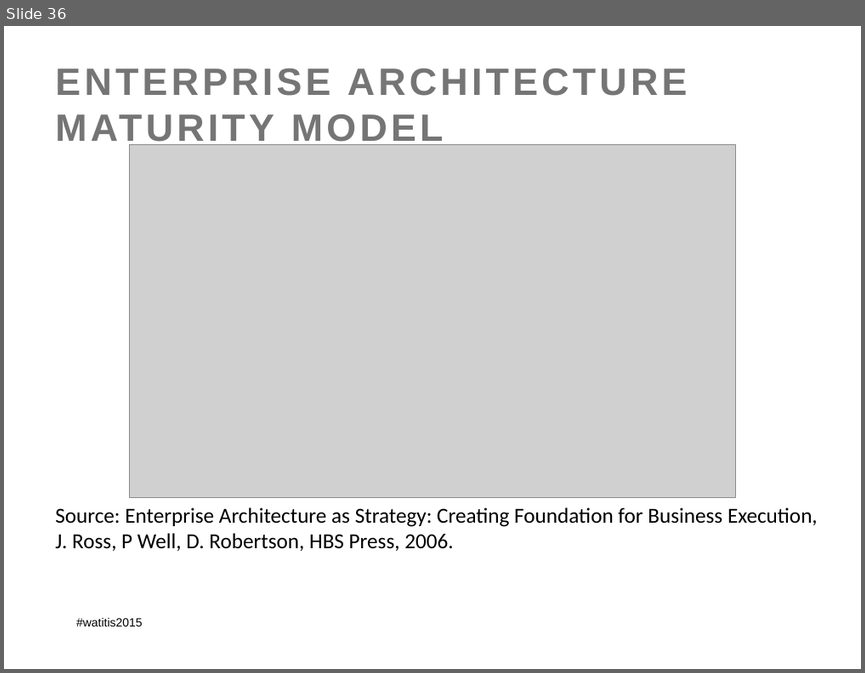
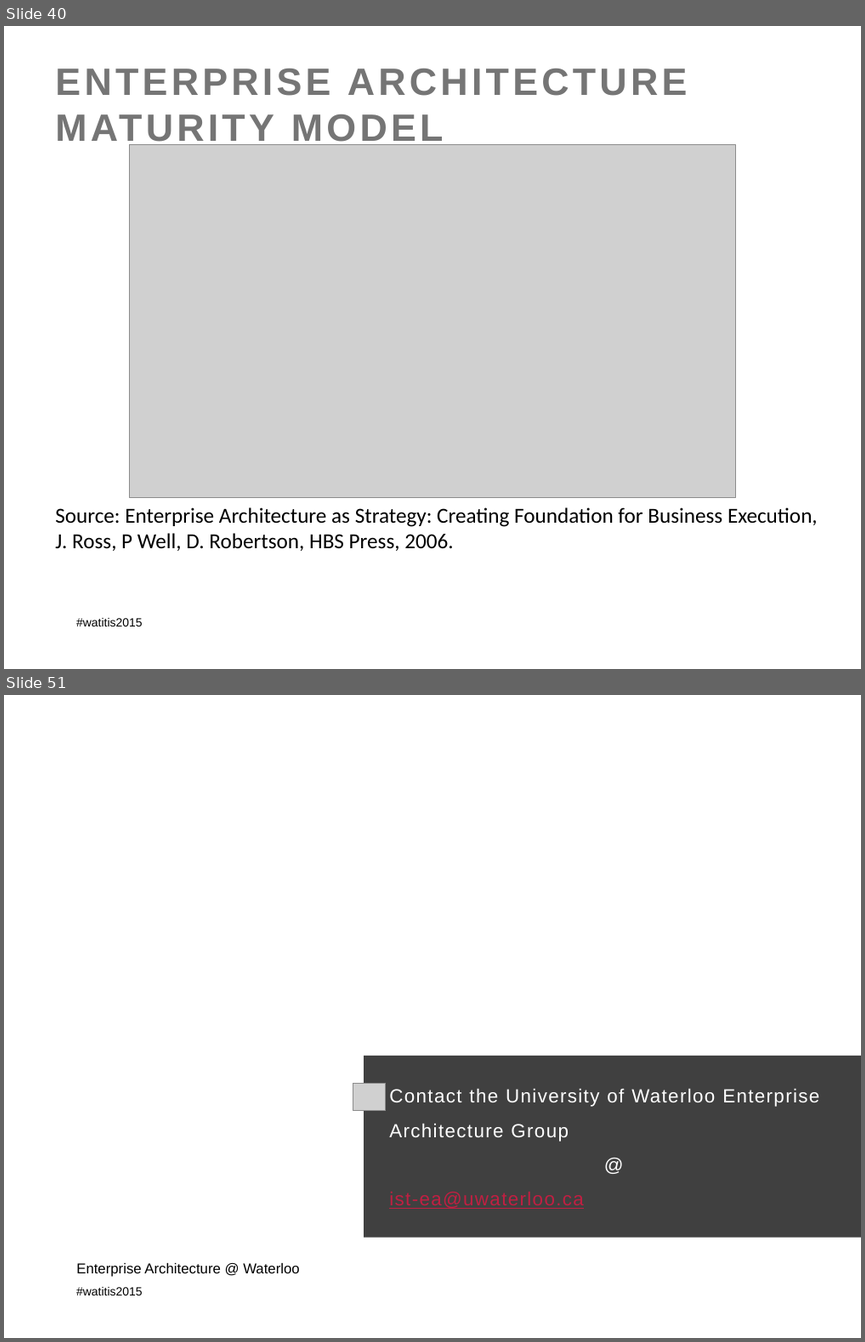
Before and after one commit to colinbellCA/presentation-istea-watitis2015, a slide deck: ISTEA-WatITis2015.pptx. Shown one above the other, each under a label of ours: slide 36 before the commit, slides 40 and 51 after it; the slides between them are not shown. The pictures are 865x673 and 865x1342 pixels, drawn with LibreOffice and Linux fonts; fonts in the diff are those of the drawing; grey boxes stand for pictures; background and template pictures are left out. Boxes give left, top, right and bottom in pixels: in the first picture for what was removed or moved away, otherwise in the second. Text is boxed around its words. In the diff, an @@ line names an element or a change of style, - is before the commit and + after.

```diff
--- a/ISTEA-WatITis2015.pptx
+++ b/ISTEA-WatITis2015.pptx
@@ slide 51 added at box(4, 695, 861, 1338), background picture (left out); not listed: 1 template element that a slide beside it also shows @@
@@ rectangle added at box(364, 1055, 861, 1237), fill #000000 at 75% opacity, 16 pt, text #FFFFFF @@
+Contact the University of Waterloo Enterprise Architecture Group
+@
+ist-ea@uwaterloo.ca
@@ picture added at box(352, 1083, 386, 1111) @@
@@ text added at box(76, 1263, 300, 1276), 12 pt, text #000000 @@
+Enterprise Architecture @ Waterloo
@@ what was slide 36 is now slide 40 @@
```
Also in this commit, not shown: 4 slides changed, 12 other slides added, 1 slide removed, 4 other files.
